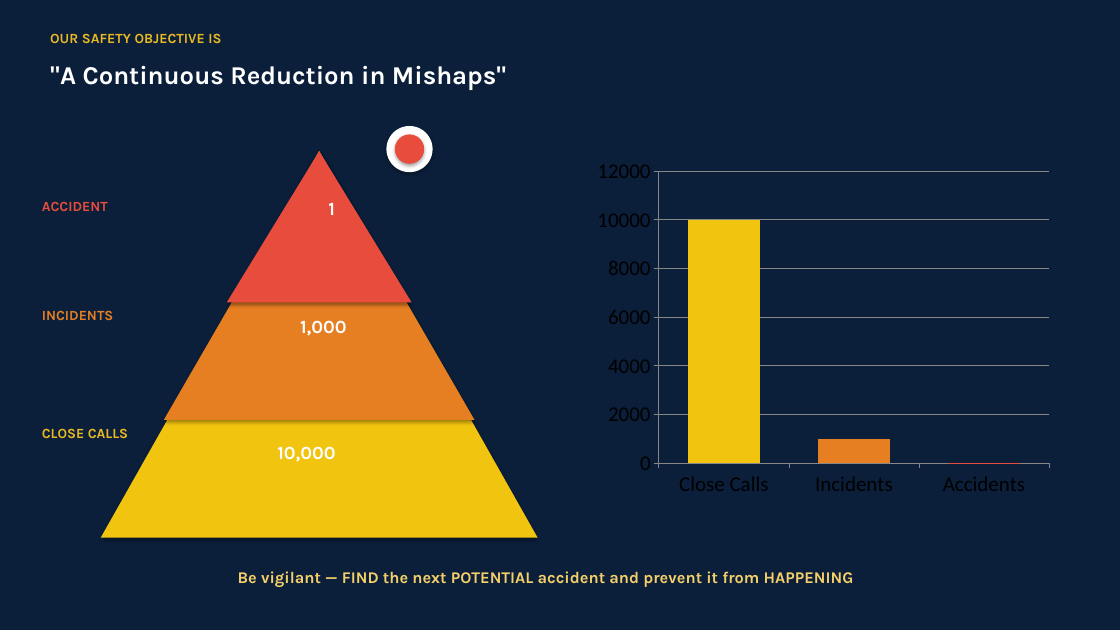
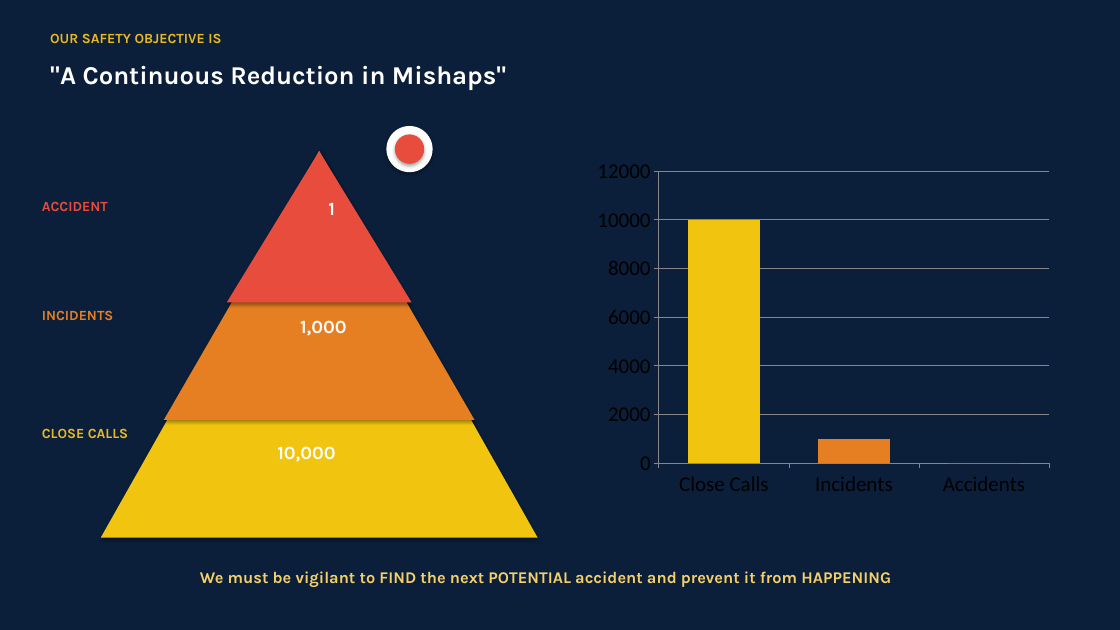
Before and after one commit to silly-beep/silly-beep, a slide deck: slide 5 of SMS_Management_Briefing.pptx. Drawn at 1120x630 pixels with LibreOffice and Linux fonts; fonts in the diff are those of the drawing. Boxes give left, top, right and bottom in pixels: in the first picture for what was removed or moved away, otherwise in the second. Text is boxed around its words. In the diff, an @@ line names an element or a change of style, - is before the commit and + after.

```diff
--- a/SMS_Management_Briefing.pptx
+++ b/SMS_Management_Briefing.pptx
@@ text at (x1=200, y1=571, x2=891, y2=587): text changed @@
-Be vigilant — FIND the next POTENTIAL accident and prevent it from HAPPENING
+We must be vigilant to FIND the next POTENTIAL accident and prevent it from HAPPENING
```
Also in this commit, not shown: 15 other slides changed, 1 other file.
